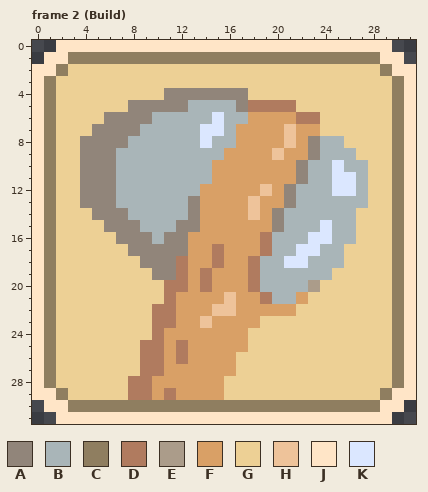
File history of a pixel-art file, Pixel Art/UI/Unit buttons.ase. This is how it looked before the edit.
32x32 pixels, 20 frames. Shown: frame 2 (Build). The commit also changed other frames, which this record leaves out.
Visible layers, top first: "Symbol", "Button".
Palette (. is transparent): A #91857a  B #a9b5b8  C #8f7e60  D #b07b5f  E #ab9c8a  F #d9a066  G #edd095  H #eec39a  J #ffe5c7  K #dbe7ff
Pixels before, frame 2 (Build), first column x 0:
 0 ..JJJJJJJJJJJJJJJJJJJJJJJJJJJJ..
 1 .JJCCCCCCCCCCCCCCCCCCCCCCCCCCJJ.
 2 JJCGGGGGGGGGGGGGGGGGGGGGGGGGGCJJ
 3 JCGGGGGGGGGGGGGGGGGGGGGGGGGGGGCJ
 4 JCGGGGGGGGGAAAAAAAGGGGGGGGGGGGCJ
 5 JCGGGGGGAAAAABBBBADDDDGGGGGGGGCJ
 6 JCGGGGAAAABBBBBKBBFFFFDDGGGGGGCJ
 7 JCGGGAAAABBBBBKKBFFFFHFFGGGGGGCJ
 8 JCGGAAAABBBBBBKBBFFFFHFABBGGGGCJ
 9 JCGGAAABBBBBBBBBFFFFHFFABBBGGGCJ
10 JCGGAAABBBBBBBBFFFFFFFABBKBBGGCJ
11 JCGGAAABBBBBBBBFFFFFFFABBKKBGGCJ
12 JCGGAAABBBBBBBFFFFFHFABBBKKBGGCJ
13 JCGGAAABBBBBBAFFFFHFFABBBBBBGGCJ
14 JCGGGAAABBBBBAFFFFHFABBBBBBGGGCJ
15 JCGGGGAAABBBAAFFFFFFABBBKBBGGGCJ
16 JCGGGGGAAABAAFFFFFFDBBBKKBBGGGCJ
17 JCGGGGGGAAAAAFFDFFFDBBKKBBGGGGCJ
18 JCGGGGGGGAAADFFDFFDBBKKBBBGGGGCJ
19 JCGGGGGGGGAADFDFFFDBBBBBBGGGGGCJ
20 JCGGGGGGGGGDDFDFFFDBBBBEGGGGGGCJ
21 JCGGGGGGGGGDFFFFHFFDBBFGGGGGGGCJ
22 JCGGGGGGGGDDFFFHHFFFFFGGGGGGGGCJ
23 JCGGGGGGGGDDFFHFFFFGGGGGGGGGGGCJ
24 JCGGGGGGGGDFFFFFFFGGGGGGGGGGGGCJ
25 JCGGGGGGGDDFDFFFFFGGGGGGGGGGGGCJ
26 JCGGGGGGGDDFDFFFFGGGGGGGGGGGGGCJ
27 JCGGGGGGGDDFFFFFFGGGGGGGGGGGGGCJ
28 JCGGGGGGDDFFFFFFGGGGGGGGGGGGGGCJ
29 JJCGGGGGDDFDFFFFGGGGGGGGGGGGGCJJ
30 .JJCCCCCCCCCCCCCCCCCCCCCCCCCCJJ.
31 ..JJJJJJJJJJJJJJJJJJJJJJJJJJJJ..
The result:
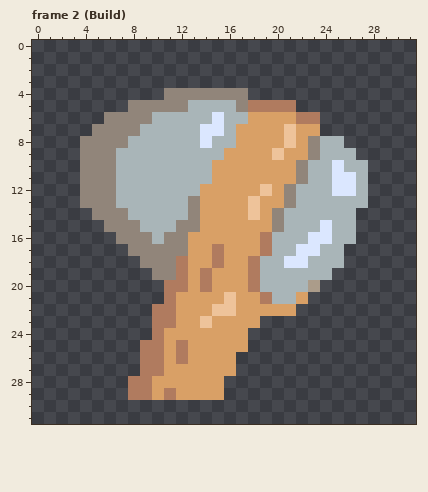
The commit says: New camp button art
The exact change:
layer "Button" now hidden
Frame 2 (Build):
Colour C is removed in row 1 at x 3 to 28; in row 2 at x 2 and 29; in rows 3 to 28 at x 1 and 30; in row 29 at x 2 and 29; in row 30 at x 3 to 28.
Colour G is removed in row 2 at x 3 to 28; in row 3 at x 2 to 29; in row 4 at x 2 to 10 and 18 to 29; in row 5 at x 2 to 7 and 22 to 29; in row 6 at x 2 to 5 and 24 to 29; in row 7 at x 2 to 4 and 24 to 29.
Colour G is removed in row 8 at x 2 to 3 and 26 to 29; in row 9 at x 2 to 3 and 27 to 29; in rows 10 to 13 at x 2 to 3 and 28 to 29; in row 14 at x 2 to 4 and 27 to 29; in row 15 at x 2 to 5 and 27 to 29; in row 16 at x 2 to 6 and 27 to 29.
Colour G is removed in row 17 at x 2 to 7 and 26 to 29; in row 18 at x 2 to 8 and 26 to 29; in row 19 at x 2 to 9 and 25 to 29; in row 20 at x 2 to 10 and 24 to 29; in row 21 at x 2 to 10 and 23 to 29; in row 22 at x 2 to 9 and 22 to 29.
Colour G is removed in row 23 at x 2 to 9 and 19 to 29; in row 24 at x 2 to 9 and 18 to 29; in row 25 at x 2 to 8 and 18 to 29; in rows 26 to 27 at x 2 to 8 and 17 to 29; in row 28 at x 2 to 7 and 16 to 29; in row 29 at x 3 to 7 and 16 to 28.
Colour J is removed in row 0 at x 2 to 29; in row 1 at x 1 to 2 and 29 to 30; in row 2 at x 0 to 1 and 30 to 31; in rows 3 to 28 at x 0 and 31; in row 29 at x 0 to 1 and 30 to 31; in row 30 at x 1 to 2 and 29 to 30.
Colour J is removed in row 31 at x 2 to 29.
